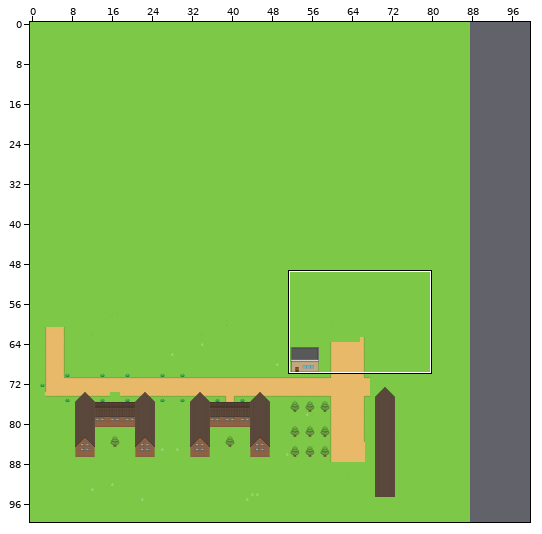
One commit to this Tiled map: core/assets/maps/map.tmx. Above, an overview of the earlier version with the close-up marked.
Close-up. Before:
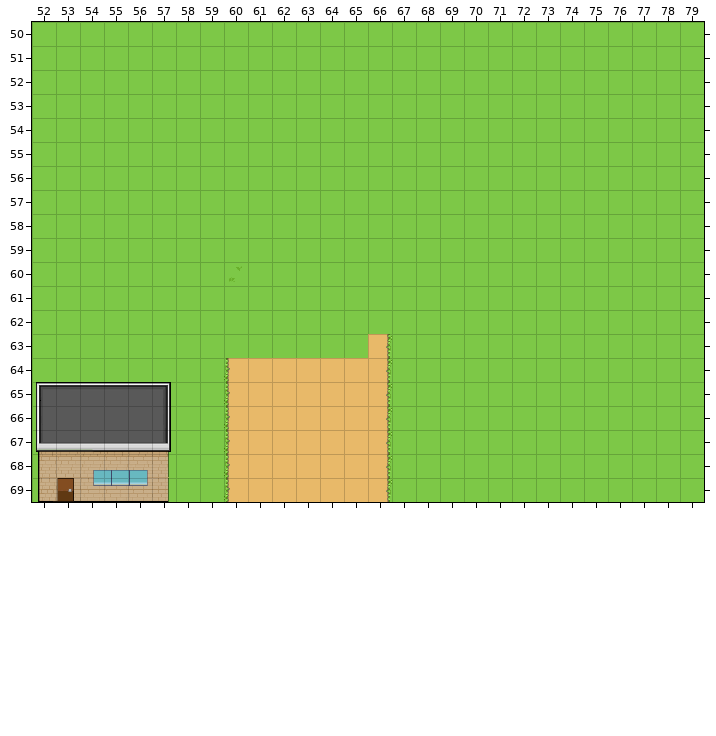
Cells are 32x32 px. Shown: x 52..79, y 50..69. The commit also changed other parts of the map, which this record leaves out.
And afterwards:
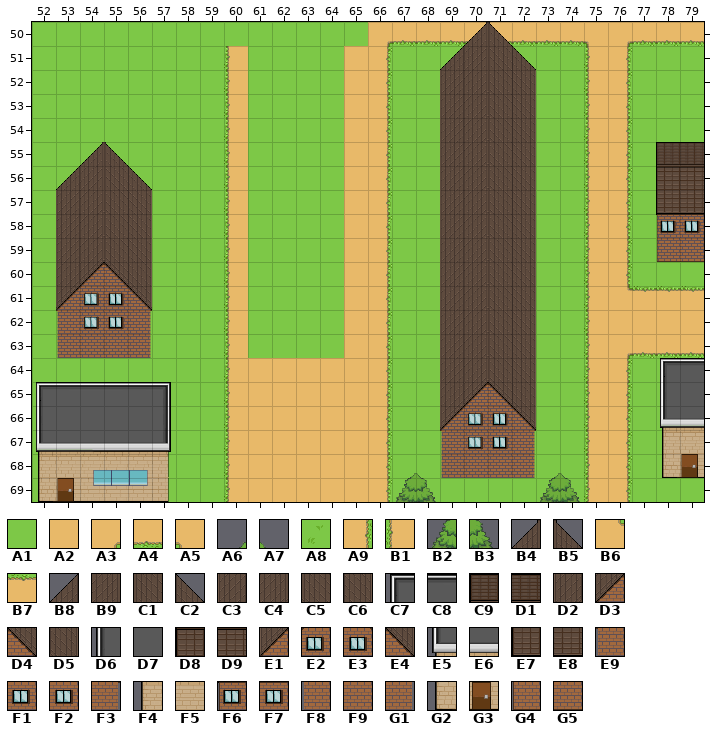
Key: from "Tileset": A1 0, A2 2, A3 4, A4 5, A5 6, A6 8, A7 9, A8 21, A9 24, B1 26, B2 28, B3 29, B4 41, B5 42, B6 44, B7 45, B8 60, B9 61, C1 62, C2 63, C3 80, C4 81, C5 82, C6 83, C7 85, C8 86, C9 92, D1 93, D2 100, D3 101, D4 102, D5 103, D6 105, D7 106, D8 112, D9 113, E1 120, E2 121, E3 122, E4 123, E5 125, E6 126, E7 132, E8 133, E9 140, F1 141, F2 142, F3 143, F4 145, F5 146, F6 152, F7 153, F8 160, F9 161, G1 163, G2 165, G3 166, G4 172, G5 173.
__ is an empty cell.
Tiles replaced or removed in this view: A1, A8.
Tiles of an added or newly shown layer are drawn over the layers below it.
Change:
Changed rows in their new state; .. is an unchanged cell.
Layer "Base":
first column x 60:
50 .. .. .. .. .. .. A3 A4 A4 A4 A4 A4 A4 A4 A4 A5 A3 A4 A4 A4
51 B1 .. .. .. .. A2 A9 .. .. .. .. .. .. .. .. B1 A9 .. .. ..
52 B1 .. .. .. .. A2 A9 .. .. .. .. .. .. .. .. B1 A9 .. .. ..
53 B1 .. .. .. .. A2 A9 .. .. .. .. .. .. .. .. B1 A9 .. .. ..
54 B1 .. .. .. .. A2 A9 .. .. .. .. .. .. .. .. B1 A9 .. .. ..
55 B1 .. .. .. .. A2 A9 .. .. .. .. .. .. .. .. B1 A9 .. .. ..
56 B1 .. .. .. .. A2 A9 .. .. .. .. .. .. .. .. B1 A9 .. .. ..
57 B1 .. .. .. .. A2 A9 .. .. .. .. .. .. .. .. B1 A9 .. .. ..
58 B1 .. .. .. .. A2 A9 .. .. .. .. .. .. .. .. B1 A9 .. .. ..
59 B1 .. .. .. .. A2 A9 .. .. .. .. .. .. .. .. B1 A9 .. .. ..
60 B1 .. .. .. .. A2 A9 .. .. .. .. .. .. .. .. B1 A9 .. .. ..
61 B1 .. .. .. .. A2 A9 .. .. .. .. .. .. .. .. B1 B6 B7 B7 B7
62 B1 .. .. .. .. A2 A9 .. .. .. .. .. .. .. .. B1 A2 A2 A2 A2
63 B1 .. .. .. .. A2 .. .. .. .. .. .. .. .. .. B1 A3 A4 A4 A4
64 .. .. .. .. .. .. .. .. .. .. .. .. .. .. .. B1 A9 .. .. ..
65 .. .. .. .. .. .. .. .. .. .. .. .. .. .. .. B1 A9 .. .. ..
66 .. .. .. .. .. .. .. .. .. .. .. .. .. .. .. B1 A9 .. .. ..
67 .. .. .. .. .. .. .. .. .. .. .. .. .. .. .. B1 A9 .. .. ..
68 .. .. .. .. .. .. .. .. .. .. .. .. .. .. .. B1 A9 .. .. ..
69 .. .. .. .. .. .. .. .. .. .. .. .. .. .. .. B1 A9 .. .. ..
Layer "Collisions" (added):
first column x 53:
50 .. .. .. .. .. .. .. .. .. .. .. .. .. .. .. .. .. B4 B5 .. .. .. .. .. .. .. ..
51 .. .. .. .. .. .. .. .. .. .. .. .. .. .. .. .. B8 B9 C1 C2 .. .. .. .. .. .. ..
52 .. .. .. .. .. .. .. .. .. .. .. .. .. .. .. .. C3 C4 C5 C6 .. .. .. .. .. .. ..
53 .. .. .. .. .. .. .. .. .. .. .. .. .. .. .. .. C3 C4 C5 C6 .. .. .. .. .. .. ..
54 .. .. .. .. .. .. .. .. .. .. .. .. .. .. .. .. C3 C4 C5 C6 .. .. .. .. .. .. ..
55 .. B4 B5 .. .. .. .. .. .. .. .. .. .. .. .. .. C3 C4 C5 C6 .. .. .. .. .. C9 D1
56 B8 B9 C1 C2 .. .. .. .. .. .. .. .. .. .. .. .. C3 C4 C5 C6 .. .. .. .. .. D8 D9
57 C3 C4 C5 C6 .. .. .. .. .. .. .. .. .. .. .. .. C3 C4 C5 C6 .. .. .. .. .. E7 E8
58 C3 C4 C5 C6 .. .. .. .. .. .. .. .. .. .. .. .. C3 C4 C5 C6 .. .. .. .. .. F6 F7
59 C3 C4 C5 C6 .. .. .. .. .. .. .. .. .. .. .. .. C3 C4 C5 C6 .. .. .. .. .. G4 G5
60 D2 D3 D4 D5 .. .. .. .. .. .. .. .. .. .. .. .. C3 C4 C5 C6 .. .. .. .. .. .. ..
61 E1 E2 E3 E4 .. .. .. .. .. .. .. .. .. .. .. .. C3 C4 C5 C6 .. .. .. .. .. .. ..
62 E9 F1 F2 F3 .. .. .. .. .. .. .. .. .. .. .. .. C3 C4 C5 C6 .. .. .. .. .. .. ..
63 F8 F9 F9 G1 .. .. .. .. .. .. .. .. .. .. .. .. C3 C4 C5 C6 .. .. .. .. .. .. ..
64 .. .. .. .. .. .. .. .. .. .. .. .. .. .. .. .. C3 C4 C5 C6 .. .. .. .. .. C7 C8
65 .. .. .. .. .. .. .. .. .. .. .. .. .. .. .. .. D2 D3 D4 D5 .. .. .. .. .. D6 D7
66 .. .. .. .. .. .. .. .. .. .. .. .. .. .. .. .. E1 E2 E3 E4 .. .. .. .. .. E5 E6
67 .. .. .. .. .. .. .. .. .. .. .. .. .. .. .. .. E9 F1 F2 F3 .. .. .. .. .. F4 F5
68 .. .. .. .. .. .. .. .. .. .. .. .. .. .. A6 A7 F8 F9 F9 G1 A6 A7 .. .. .. G2 G3
69 .. .. .. .. .. .. .. .. .. .. .. .. .. .. B2 B3 .. .. .. .. B2 B3 .. .. .. .. ..
